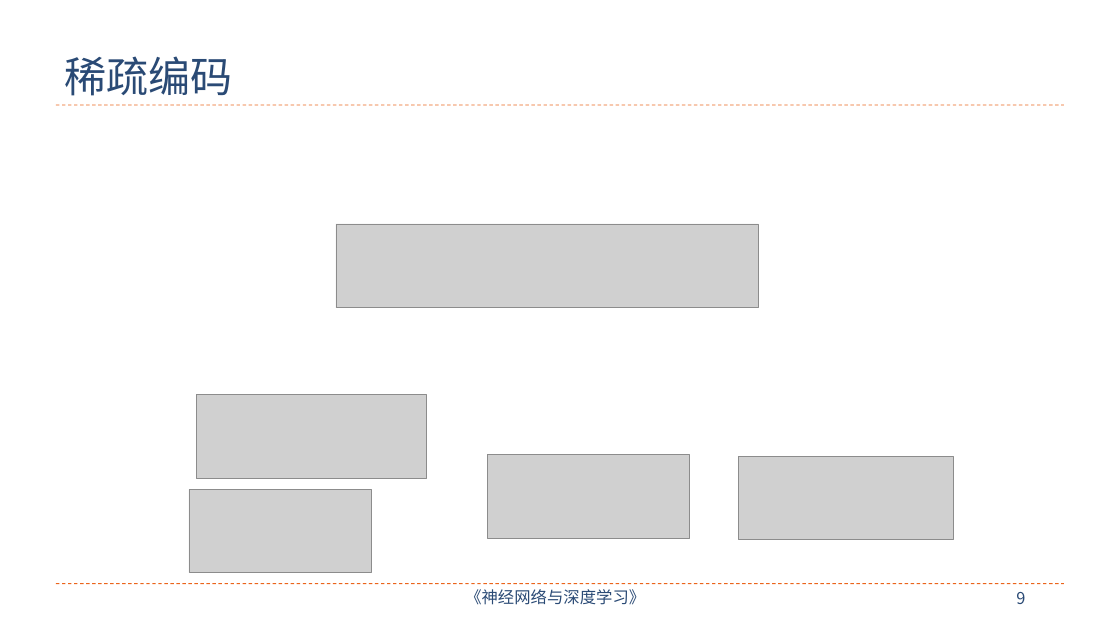
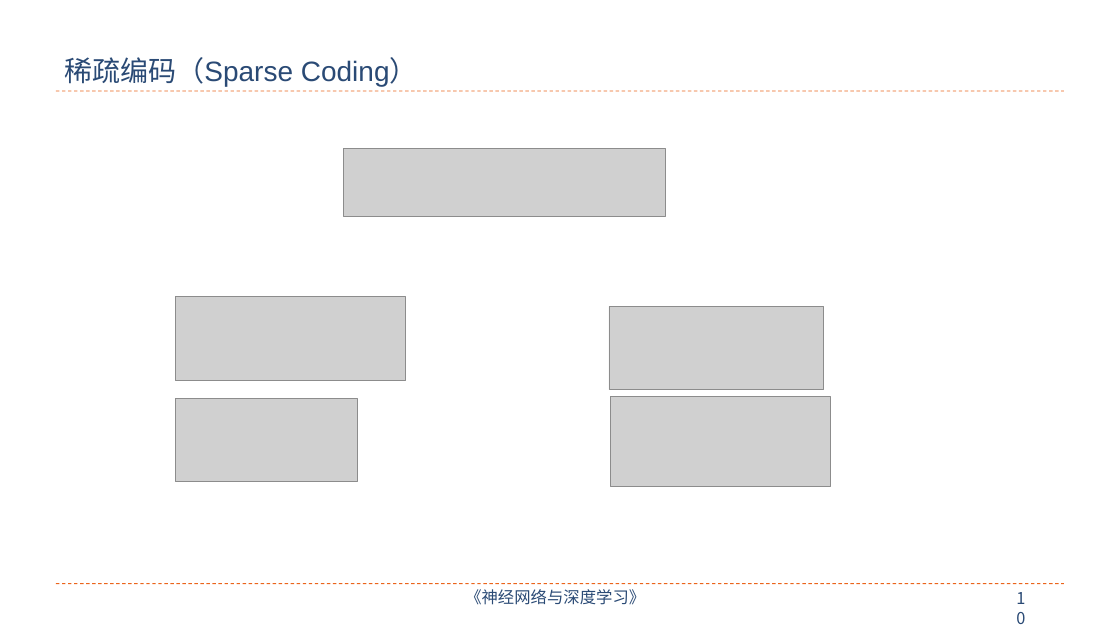
Before and after one commit to nndl/nndl.github.io, a slide deck: slide 10 of ppt/chap-无监督学习.pptx (slide 9 before the commit). Drawn at 1120x630 pixels with LibreOffice and Linux fonts; fonts in the diff are those of the drawing; grey boxes stand for pictures. Boxes give left, top, right and bottom in pixels: in the first picture for what was removed or moved away, otherwise in the second. Text is boxed around its words. In the diff, an @@ line names an element or a change of style, - is before the commit and + after.

```diff
--- a/ppt/chap-无监督学习.pptx
+++ b/ppt/chap-无监督学习.pptx
@@ title at box(64, 57, 418, 87): text changed; size 36 to 24 pt; font Noto Sans CJK SC to Arial @@
-稀疏编码
+稀疏编码（Sparse Coding）
@@ line moved from (56, 105) - (1065, 105) to (56, 91) - (1065, 91) @@
@@ picture added at box(343, 149, 665, 217) @@
@@ picture removed at box(336, 224, 759, 308) @@
@@ picture: place and size @@
-picture at box(196, 395, 427, 479)
+picture at box(175, 297, 406, 381)
@@ picture: place and size @@
-picture at box(739, 456, 954, 539)
+picture at box(609, 307, 824, 390)
@@ picture: place and size @@
-picture at box(189, 490, 371, 573)
+picture at box(175, 398, 357, 481)
@@ picture: place and size @@
-picture at box(487, 455, 689, 538)
+picture at box(611, 397, 830, 487)
@@ page number at box(1016, 592, 1025, 604): text changed @@
-9
+10
```
Also in this commit, not shown: 20 other slides changed, 7 slides added, 6 slides removed, 1 other file.
